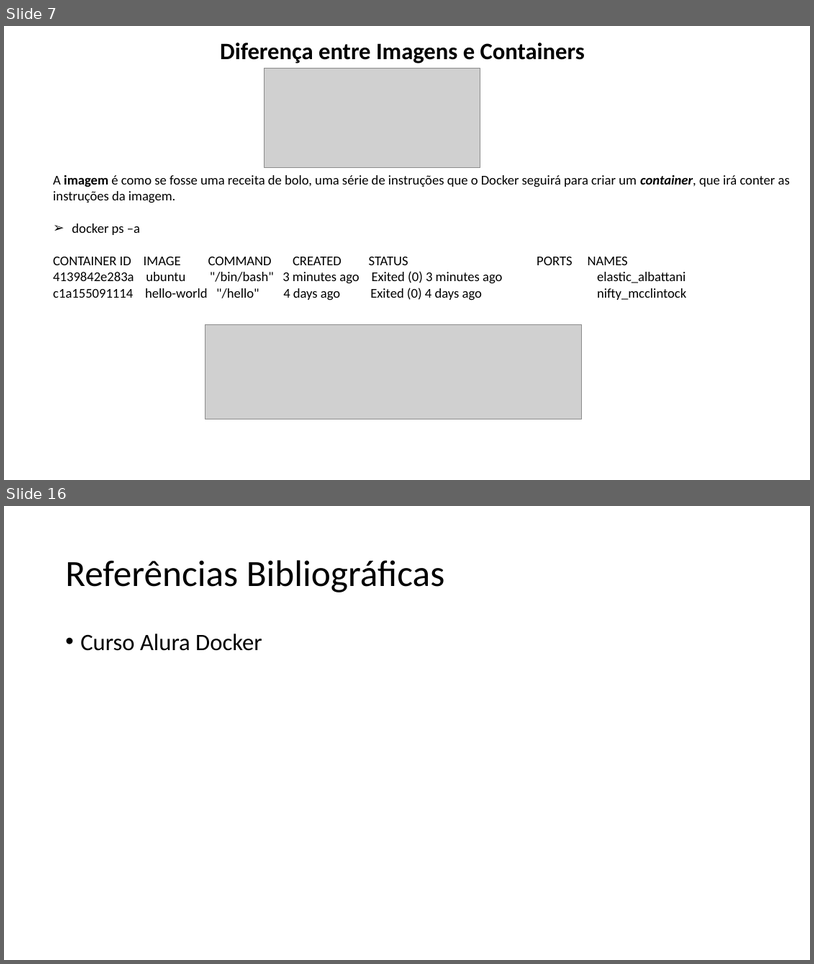
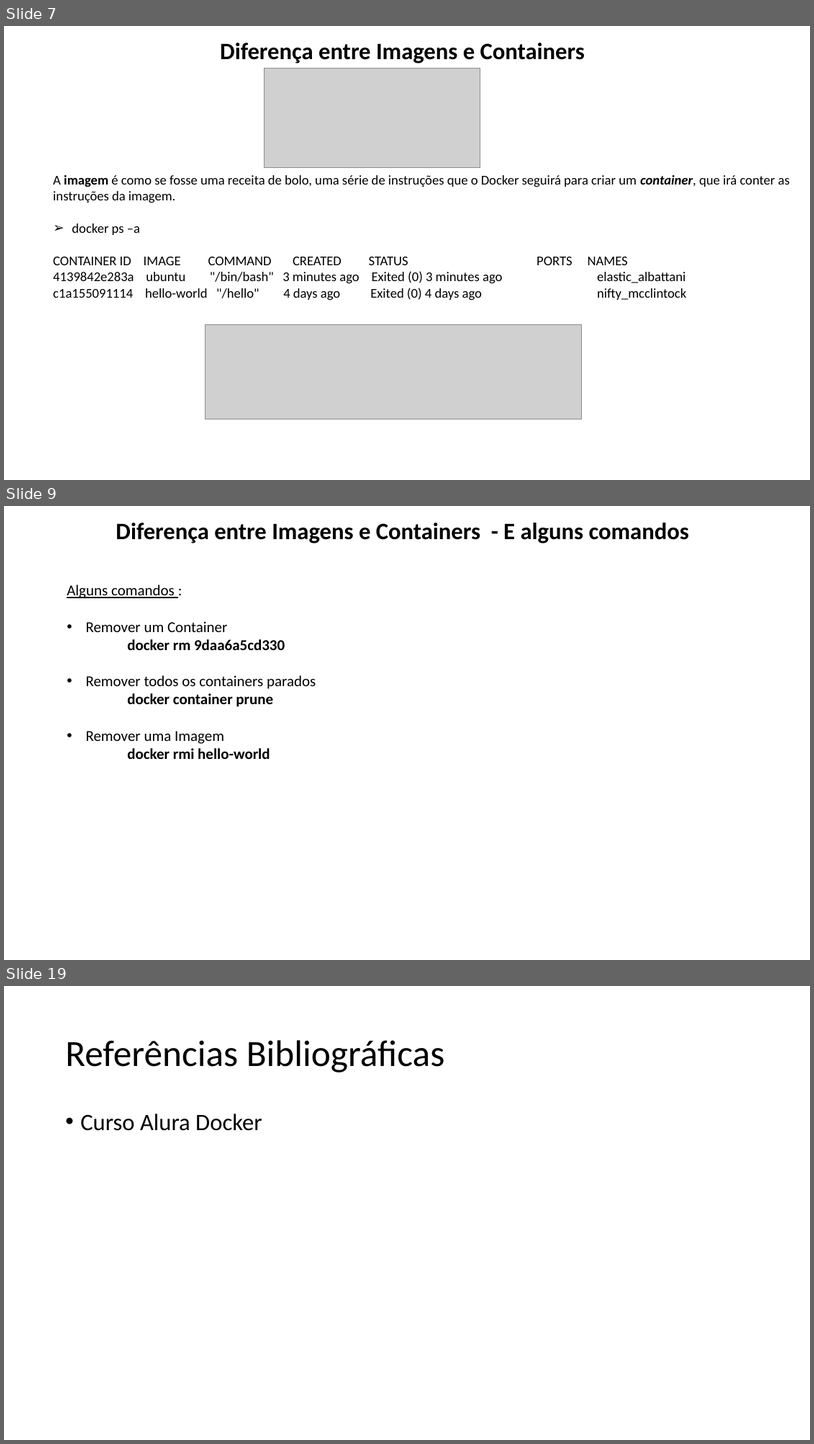
Before and after one commit to lacsousa/learning-docker, a slide deck: docs/docker-resumo.pptx. Shown one above the other, each under a label of ours: slides 7 and 16 before the commit, slides 7, 9 and 19 after it; the slides between them are not shown. The pictures are 814x964 and 814x1444 pixels, drawn with LibreOffice and Linux fonts; fonts in the diff are those of the drawing; grey boxes stand for pictures. Boxes give left, top, right and bottom in pixels: in the first picture for what was removed or moved away, otherwise in the second. Text is boxed around its words. In the diff, an @@ line names an element or a change of style, - is before the commit and + after.

Commit message:
Novos comandos docker

```diff
--- a/docs/docker-resumo.pptx
+++ b/docs/docker-resumo.pptx
@@ slide 9 added at [4,506,810,960], background #FFFFFF @@
@@ text added at [116,523,689,543], 28 pt, text #000000, bold @@
+Diferença entre Imagens e Containers - E alguns comandos
@@ text added at [67,584,316,759], 18 pt, text #000000 @@
+Alguns comandos :
+• Remover um Container
+docker rm 9daa6a5cd330
+• Remover todos os containers parados
+docker container prune
+• Remover uma Imagem
+docker rmi hello-world
@@ what was slide 16 is now slide 19 @@
```
Also in this commit, not shown: 1 slide changed, 6 other slides added, 4 slides removed, 2 other files.
